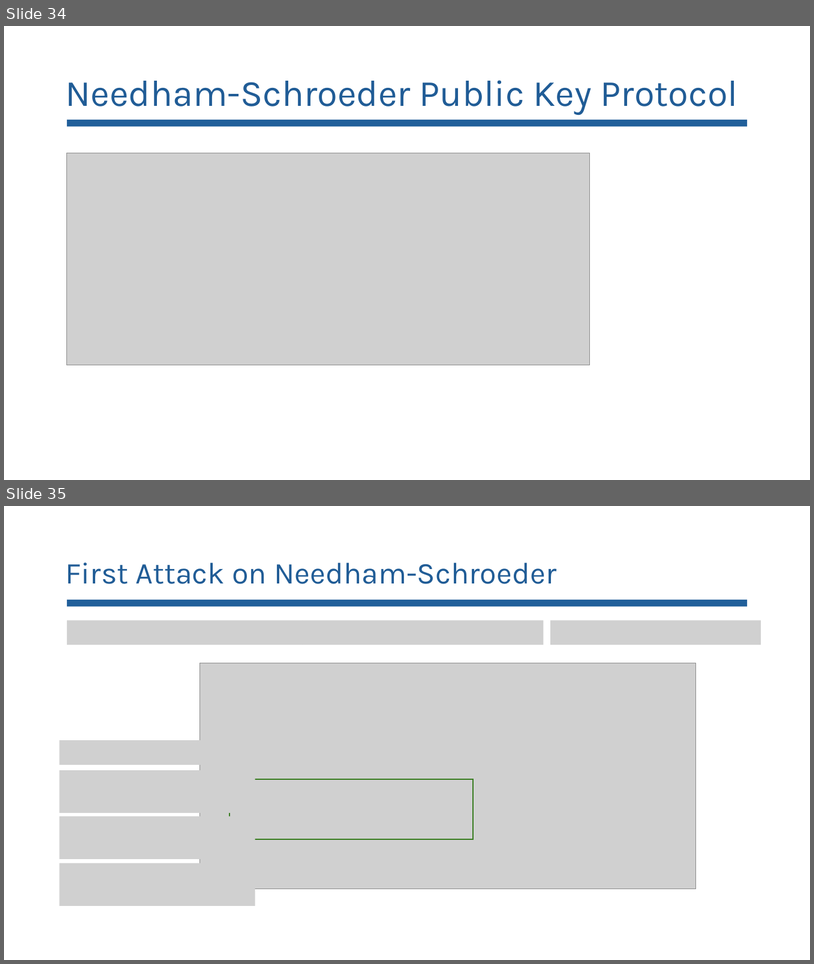
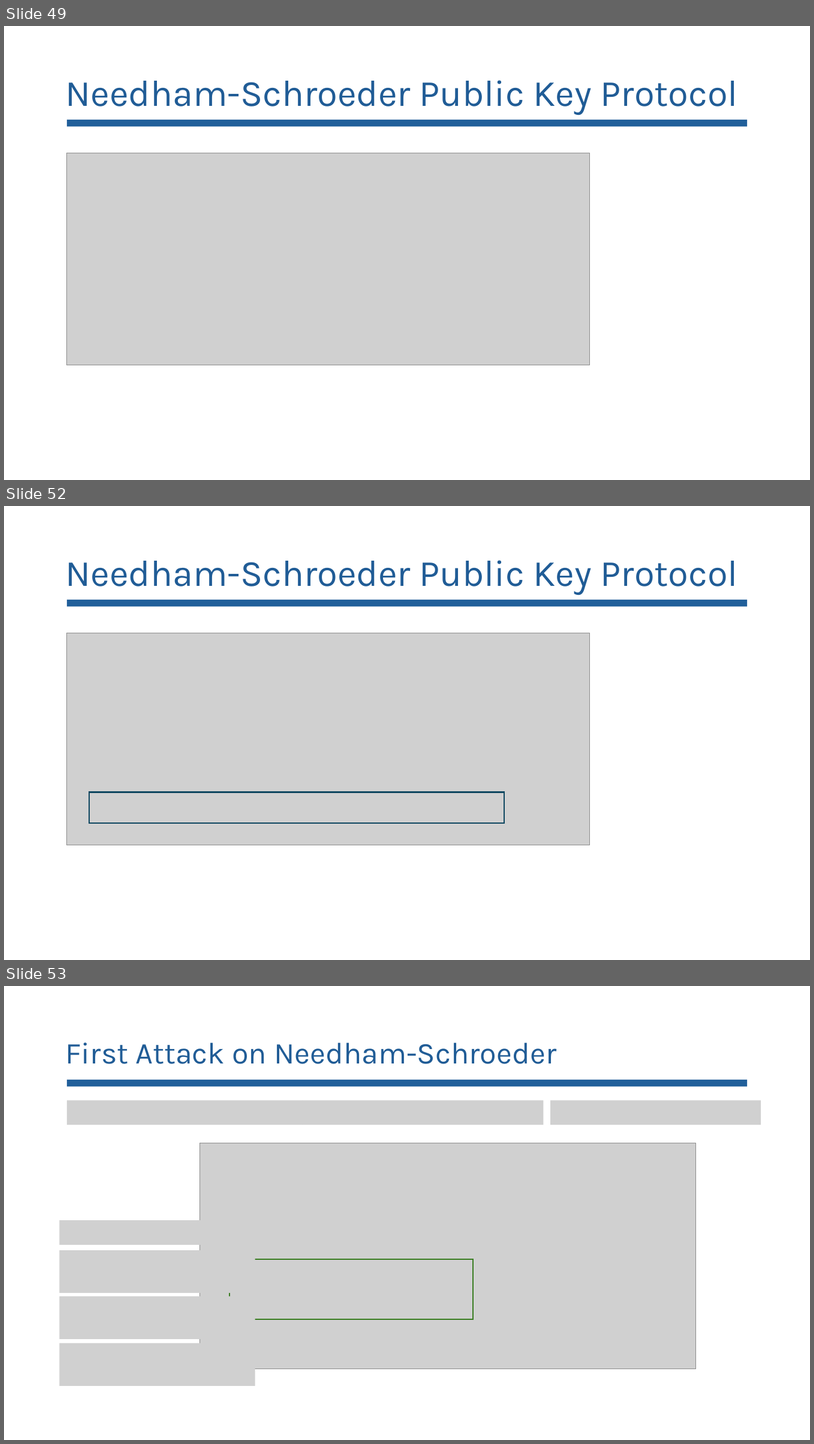
Before and after one commit to lorchrob/comprehensive_exam, a slide deck: Comp slides.pptx. Shown one above the other, each under a label of ours: slides 34 and 35 before the commit, slides 49, 52 and 53 after it; the slides between them are not shown. The pictures are 814x964 and 814x1444 pixels, drawn with LibreOffice and Linux fonts; fonts in the diff are those of the drawing; grey boxes stand for pictures. Boxes give left, top, right and bottom in pixels: in the first picture for what was removed or moved away, otherwise in the second. Text is boxed around its words. In the diff, an @@ line names an element or a change of style, - is before the commit and + after.

```diff
--- a/Comp slides.pptx
+++ b/Comp slides.pptx
@@ slide 52 added at (4,506,810,960), background #FFFFFF @@
@@ title added at (65,560,738,595), 44 pt, text #205C96 @@
+Needham-Schroeder Public Key Protocol
@@ rectangle added at (67,600,747,606), fill #215F9A @@
@@ picture added at (67,633,590,845) @@
@@ rectangle added at (89,792,504,823), outline #104760 1.5 pt @@
@@ what was slide 34 is now slide 49 @@
@@ what was slide 35 is now slide 53 @@
```
Also in this commit, not shown: 11 slides changed, 18 other slides added, 1 slide removed, 2 other files.
